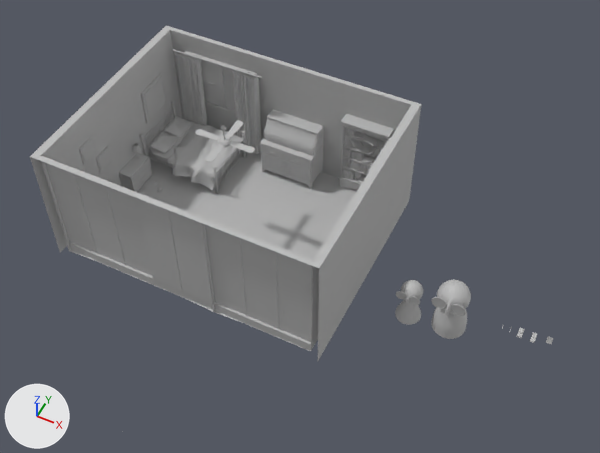
The FBX model 3D/mdl_stanza_anziano_NO-TXT.fbx, before and after one commit.
Both versions are drawn from a 50 mm lens placed at (47.3, -75.1, 101.2), pointed at (13.3, -7.1, 16.1). Arrows for +X, +Y and +Z are at lower left; the lights stay in place. Where no turn or scale is listed for an object, it has been applied to the vertices.

Before the edit, the objects in view are built like this:
```python
me_mesh_009 = bpy.data.meshes.new('Mesh.009')
me_mesh_009.from_pydata(...)  # 3228 vertices, 3404 faces; spans x -20.8..20.9, y -0.6..0.6, z -9.8..9.8
# faces by material slot: [3402, 2]
me_mesh_009.materials.append(mat_parete_armadio)  # grey #bcbcbc
me_mesh_009.materials.append(mat_specchio_armadio1)  # grey #bcbcbc
me_mesh_019 = bpy.data.meshes.new('Mesh.019')
me_mesh_019.from_pydata(...)  # 291 vertices, 356 faces; spans x -4.68..4.68, y -2.3..2.3, z -6.69..3.71
me_mesh_019.materials.append(mat_mobile_grande3)  # grey #bcbcbc
me_mesh_033 = bpy.data.meshes.new('Mesh.033')
me_mesh_033.from_pydata(...)  # 48 vertices, 88 faces; spans x -0.18..0.18, y -2.89..2.89, z -3.09..3.09
me_mesh_033.materials.append(mat_quadro6)  # grey #bcbcbc
ob_armadio_specchio3 = bpy.data.objects.new('ARMADIO_SPECCHIO3', me_mesh_009)
ob_armadio_specchio3.location = (-1.1, -16.2, 12.3)
ob_mobile_grande = bpy.data.objects.new('MOBILE_GRANDE', me_mesh_019)
ob_mobile_grande.location = (1.1, 14.3, 9.1)
ob_quadro_grande = bpy.data.objects.new('QUADRO_GRANDE', me_mesh_033)
ob_quadro_grande.location = (-21.7, 9.5, 13.5)
# also in view: 'FINESTRA' at (-12.6, 15.5, 11.9); 'ANTA_ALTA' at (1.1, 13.9, 10.8); 'BAMBINO2' at (29.5, -4.3, 6.0); 'ANDA_DX' at (-3.8, -16.1, 13.1); 'ANZIANO' at (35.4, -4.1, 7.5)
```
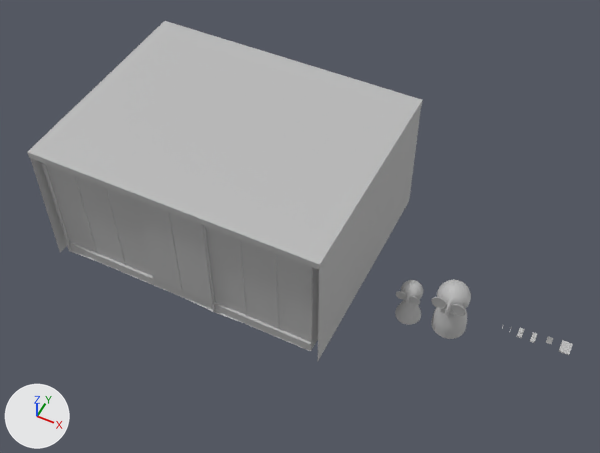
Where the newer file only moved an object's origin or applied its transform, the numbers keep the older frame.

Diff of the bpy script that builds the scene:
```diff
--- a/3D/mdl_stanza_anziano_NO-TXT.fbx.py
+++ b/3D/mdl_stanza_anziano_NO-TXT.fbx.py
@@ me_mesh_1 @@
+me_mesh_1.from_pydata(...)  # a box spanning x -22.1..22.1, y -17.3..17.3, z -0.5..0.5
+me_mesh_1.materials.append(mat_specchio_armadio1)  # grey #bcbcbc
@@ me_mesh_040_1 @@
+me_mesh_040_1.from_pydata(...)  # 104 vertices, 102 faces; spans x 0.08..1.54, y -1.0..1.0, z -0.18..0.0
+me_mesh_040_1.materials.append(mat_porta)  # grey #bcbcbc
@@ ob_soffitto @@
+ob_soffitto = bpy.data.objects.new('SOFFITTO', me_mesh_1)
+ob_soffitto.location = (-1.1, 0.1, 22.7)
@@ ob_libro1 @@
+ob_libro1 = bpy.data.objects.new('LIBRO1', me_mesh_040_1)
+ob_libro1.location = (50.7, 0.0, 2.7)
```

Location of each change, [x1, y1, x2, y2] in pixels of the pictures (600 x 453 px):
'SOFFITTO', added: after [27, 21, 423, 270]
'LIBRO1', added: after [559, 340, 573, 355]
'PARETI_STANZA1', unchanged, covered by the edit: before [30, 25, 421, 360]; after [30, 108, 421, 360]
'FINESTRA', unchanged, covered by the edit: before [172, 49, 262, 154]
'LETTO', unchanged, covered by the edit: before [140, 101, 246, 194]
'MOBILE_GRANDE', unchanged, covered by the edit: before [260, 109, 324, 189]
